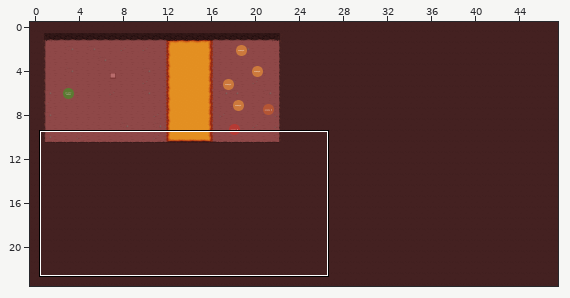
Level history. Tiled map (JSON): assets/tilemaps/level 1-0.json. The picture above shows the old version from afar; the outline marks the close-up.
Close-up. Earlier state:
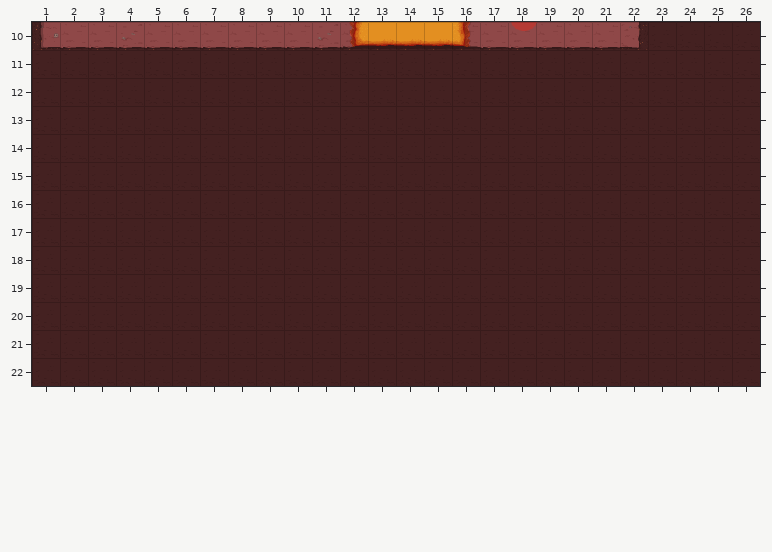
Cells are 64x64 px. Shown: x 1..26, y 10..22. The commit also changed other parts of the map, which this record leaves out.
The result:
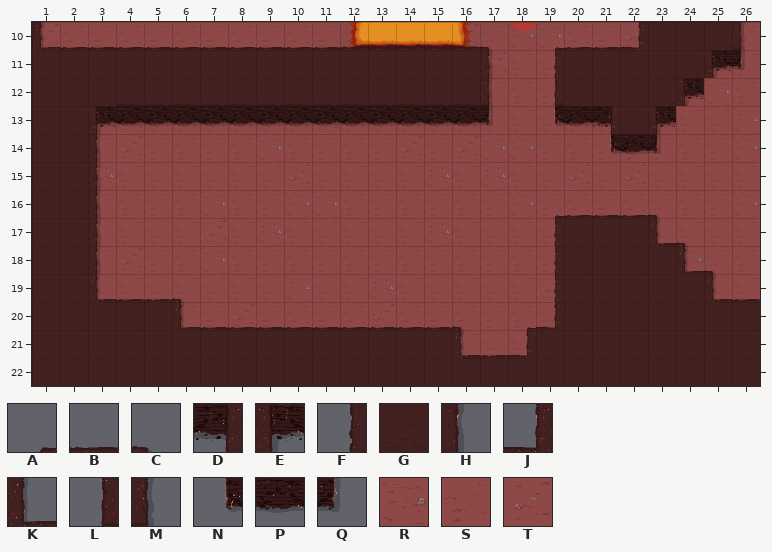
Key: from "tiles 1": A 0, B 1, C 3, D 10, E 12, F 20, G 21, H 22, J 23, K 24, L 30, M 32, N 40, P 41, Q 42, R 50, S 51, T 52.
_ is an empty cell, # one hidden under a higher layer, . an unchanged one.
What changed:
--- layer "0"
@@ x 1..26 @@
-10 R................SS......_
-11 ................##......__
-12 ................___....___
-13 ..___________________.____
-14 ..________________________
-15 ..________________________
-16 ..________________________
-17 .._________________...____
-18 .._________________....___
-19 .._________________.....__
-20 .....______________.......
-21 ...............___........
+10 T................RR......S
+11 ................TS......SS
+12 ................SSS....SRS
+13 ..STSSSSSSTSSSSSSSSSS.SSSR
+14 ..STSSSSRSSSSTSTRRSSSSSSSR
+15 ..RSSSSSSTSSSSRSRSSTSTSSSS
+16 ..SSSSRSSRRSSSSSSRSSSSSSSR
+17 ..SSSSTSRSSSSSRSSSS...SSSS
+18 ..STSSRSSSSSSSSSSSS....RSS
+19 ..SSSSSSSRSSRSSSSST.....SS
+20 .....SSTSSSSTSSSSSS.......
+21 ...............SSS........
--- layer "1"
@@ x 3..26 @@
-10 ..............BBB......G
-11 ..............GGG.....GG
-12 ..............GGG....GGG
-13 GGGGGGGGGGGGGGGGGGG.GGGG
-14 GGGGGGGGGGGGGGGGGGGGGGGG
-15 GGGGGGGGGGGGGGGGGGGGGGGG
-16 GGGGGGGGGGGGGGGGGGGGGGGG
-17 GGGGGGGGGGGGGGGGG...GGGG
-18 GGGGGGGGGGGGGGGGG....GGG
-19 GGGGGGGGGGGGGGGGG.....GG
-20 ...GGGGGGGGGGGGGG.......
-21 .............GGG........
+10 ..............C_A......M
+11 ..............H_F.....EQ
+12 ..............M_L....E__
+13 EPPPPPPPPPPPPPQ_NPD.E___
+14 H_________________NPQ___
+15 H_______________________
+16 H_______________ABBBC___
+17 H_______________F...KC__
+18 H_______________F....KC_
+19 KBBC____________F.....KB
+20 ...KBBBBBBBBBC_AJ.......
+21 .............KBJ........
--- layer "2"
@@ x 17..17 @@
-10 B
+10 _
Changed places in both close-ups, as pixel boxes (x1, y1, x2, y2):
changed: (41, 24, 59, 46)
changed: (88, 22, 760, 358)
